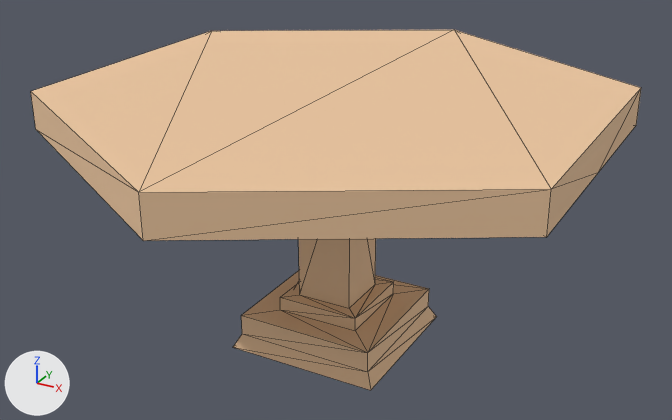
A saved change to the glTF model example_game/world/props/table-round.prop/model.glb.
The view is the same before and after, from a camera (50 mm lens) standing at (1.135, -2.074, 1.405) and looking at (-0.008, 0.005, 0.366). Lighting does not change. The marker at lower left points along +X, +Y and +Z. The first picture is the older version. Mesh edges are drawn as thin lines. Vertices at exactly the same position are counted once.

Script lines for the objects in view, before the commit:
```python
me_model = bpy.data.meshes.new('model')
me_model.from_pydata(...)  # 42 vertices, 78 faces; spans x -0.69..0.69, y -0.8..0.8, z -0.02..0.71
me_model.materials.append(mat_style)
ob_model = bpy.data.objects.new('model', me_model)
ob_model.location = (0.0, 0.0, 0.0)
```
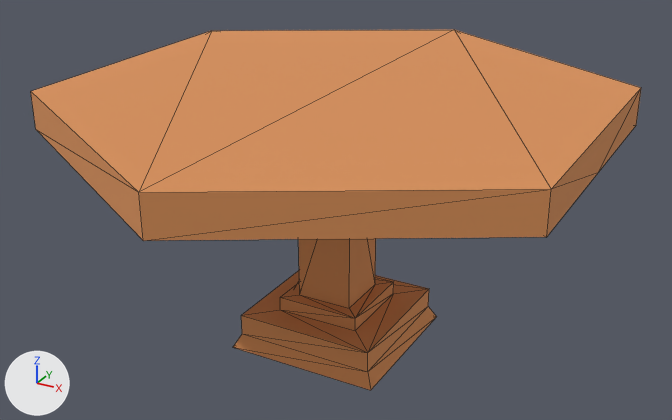
The change, as a diff of the scene's bpy script:
```diff
--- a/example_game/world/props/table-round.prop/model.glb.py
+++ b/example_game/world/props/table-round.prop/model.glb.py
@@ me_model @@
 me_model.from_pydata(...)  # 42 vertices, 78 faces; spans x -0.69..0.69, y -0.8..0.8, z -0.02..0.71
 # used by ob_model
+# me_model part 1: 78 faces centred in x -0.69..0.69, y -0.67..0.67, z -0.02..0.71 are repainted in the vertex colours; the middle colour goes from beige #edc7a0 to orange #d9915a
 me_model.materials.append(mat_style)
```

Where the change shows, as pixel boxes (x1, y1, x2, y2) in the pictures (672 x 420 px):
part 1 of me_model, recoloured (beige to orange): (31, 30, 641, 390) in both
